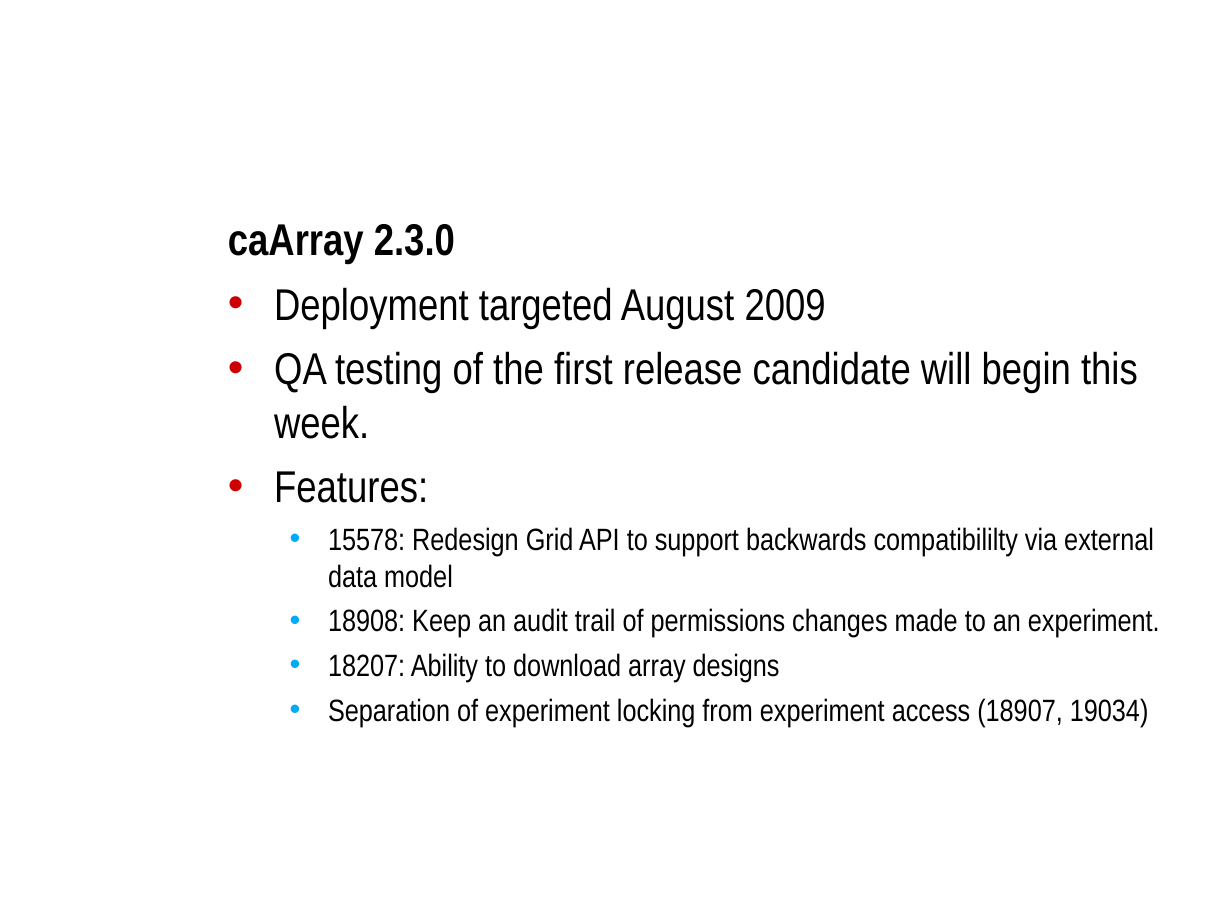
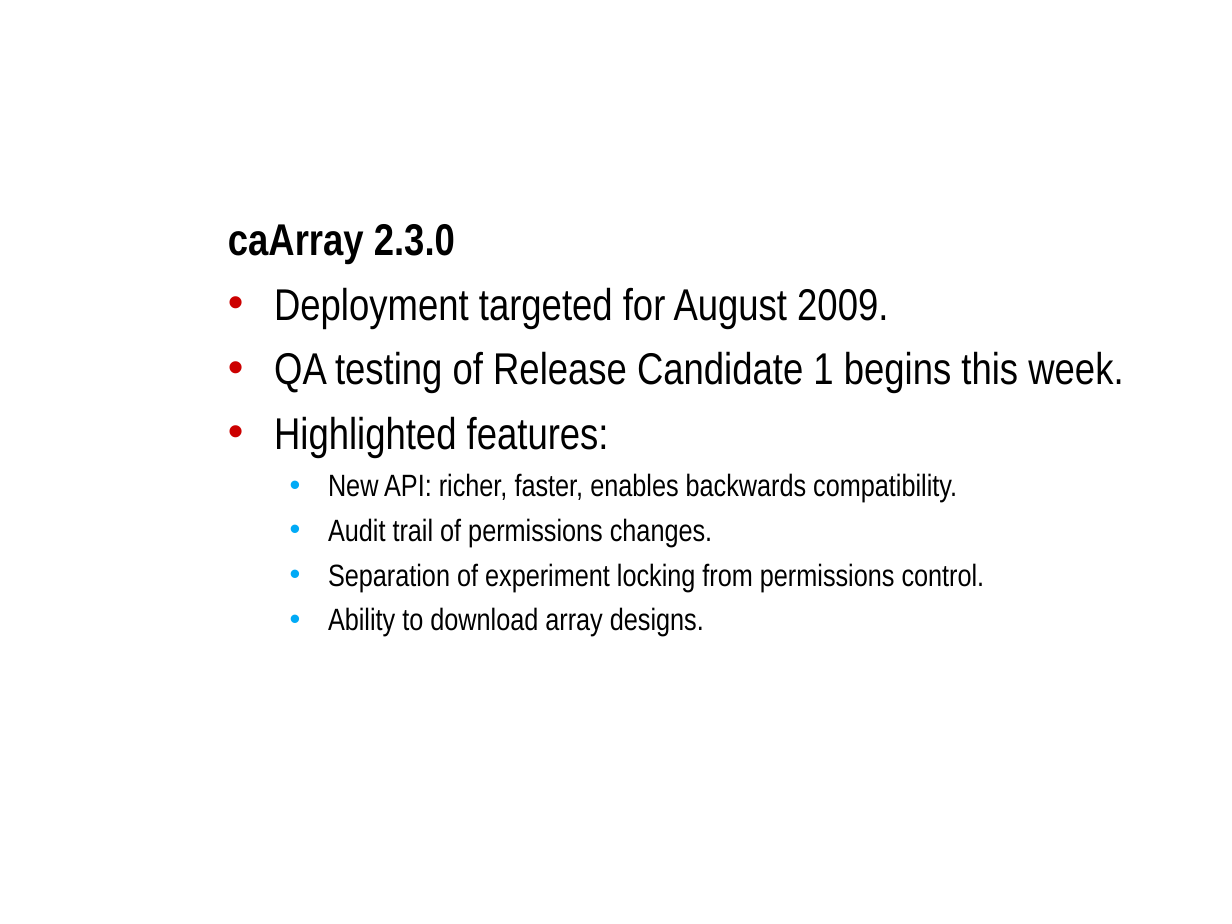
Before and after one commit to NCIP/caarray-docs, a slide deck: slide 3 of project_management/open_meetings/caArray User Community Meeting 2009.06.03.ppt. Drawn at 1232x924 pixels with LibreOffice and Linux fonts; fonts in the diff are those of the drawing; background and template pictures are left out. Boxes give left, top, right and bottom in pixels: in the first picture for what was removed or moved away, otherwise in the second. Text is boxed around its words. In the diff, an @@ line names an element or a change of style, - is before the commit and + after.

Commit message:
Slides for caArray user community meeting.

```diff
--- a/project_management/open_meetings/caArray User Community Meeting 2009.06.03.ppt
+++ b/project_management/open_meetings/caArray User Community Meeting 2009.06.03.ppt
@@ text at (x1=274, y1=287, x2=1123, y2=636): text changed @@
-• Deployment targeted August 2009
-• QA testing of the first release candidate will begin this week.
-• Features:
-  • 15578: Redesign Grid API to support backwards compatibililty via external data model
-  • 18908: Keep an audit trail of permissions changes made to an experiment.
-  • 18207: Ability to download array designs
-  • Separation of experiment locking from experiment access (18907, 19034)
+• Deployment targeted for August 2009.
+• QA testing of Release Candidate 1 begins this week.
+• Highlighted features:
+  • New API: richer, faster, enables backwards compatibility.
+  • Audit trail of permissions changes.
+  • Separation of experiment locking from permissions control.
+  • Ability to download array designs.
```
Also in this commit, not shown: 8 other slides changed, 4 slides added.
